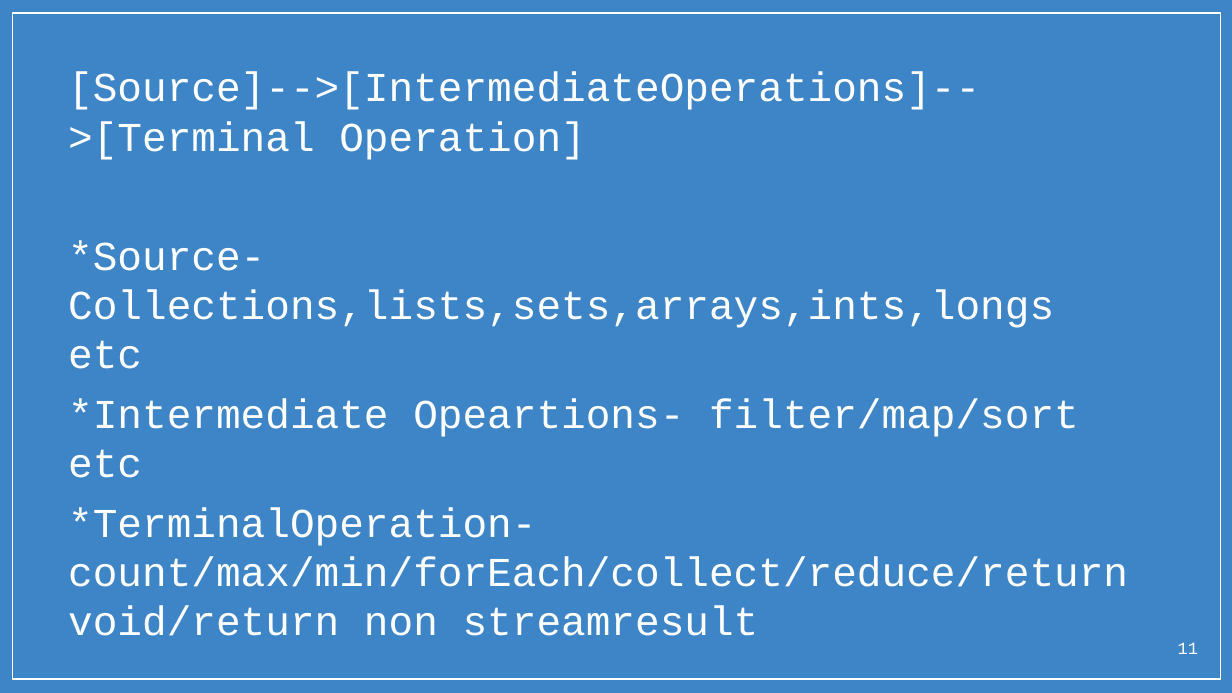
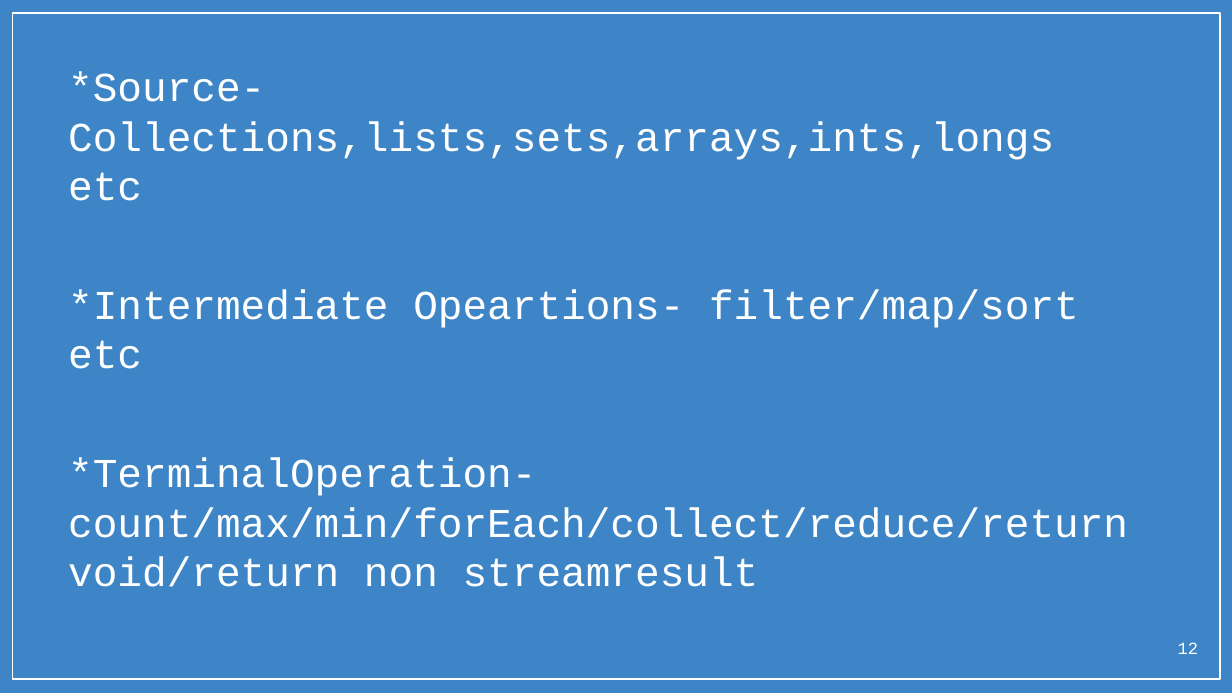
Before and after one commit to ghousek1/trashcan, a slide deck: slide 12 of Java8Features.pptx (slide 11 before the commit). Drawn at 1232x693 pixels with LibreOffice and Linux fonts; fonts in the diff are those of the drawing; background and template pictures are left out. Boxes give left, top, right and bottom in pixels: in the first picture for what was removed or moved away, otherwise in the second. Text is boxed around its words. In the diff, an @@ line names an element or a change of style, - is before the commit and + after.

```diff
--- a/Java8Features.pptx
+++ b/Java8Features.pptx
@@ text at (68, 72, 980, 160): paragraph removed @@
-[Source]-->[IntermediateOperations]-->[Terminal Operation]
@@ page number at (1178, 642, 1198, 654): text changed @@
-11
+12
```
Also in this commit, not shown: 11 other slides changed, 2 slides added, 1 slide removed.
